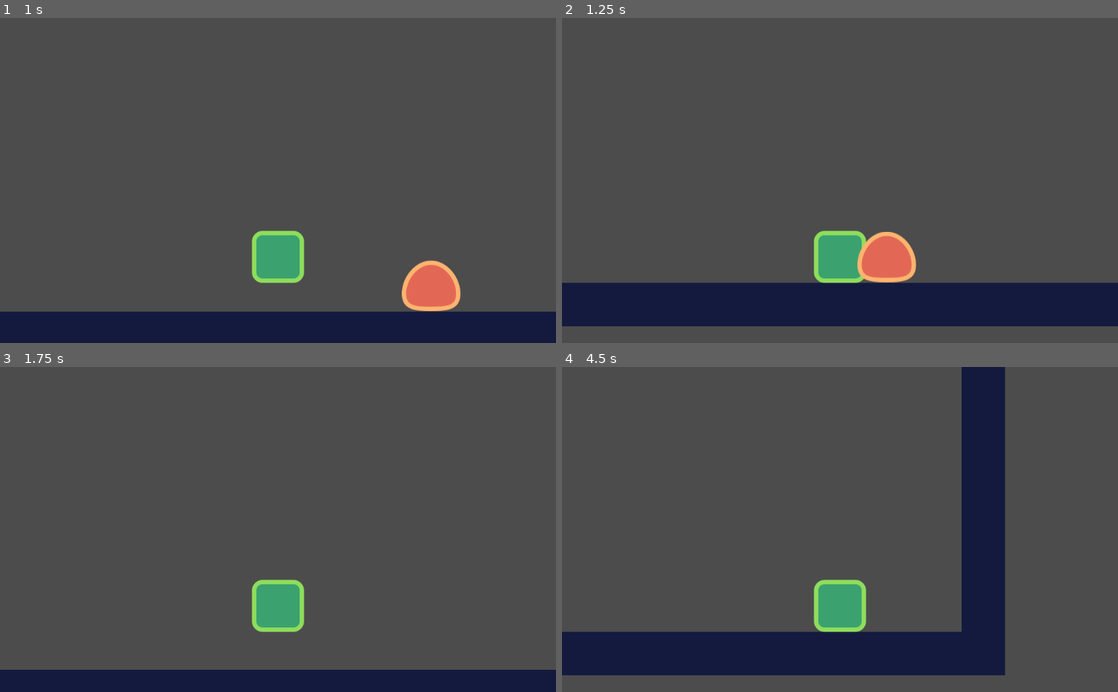
Above: before the commit, frames 1-4 (two rows, left to right).
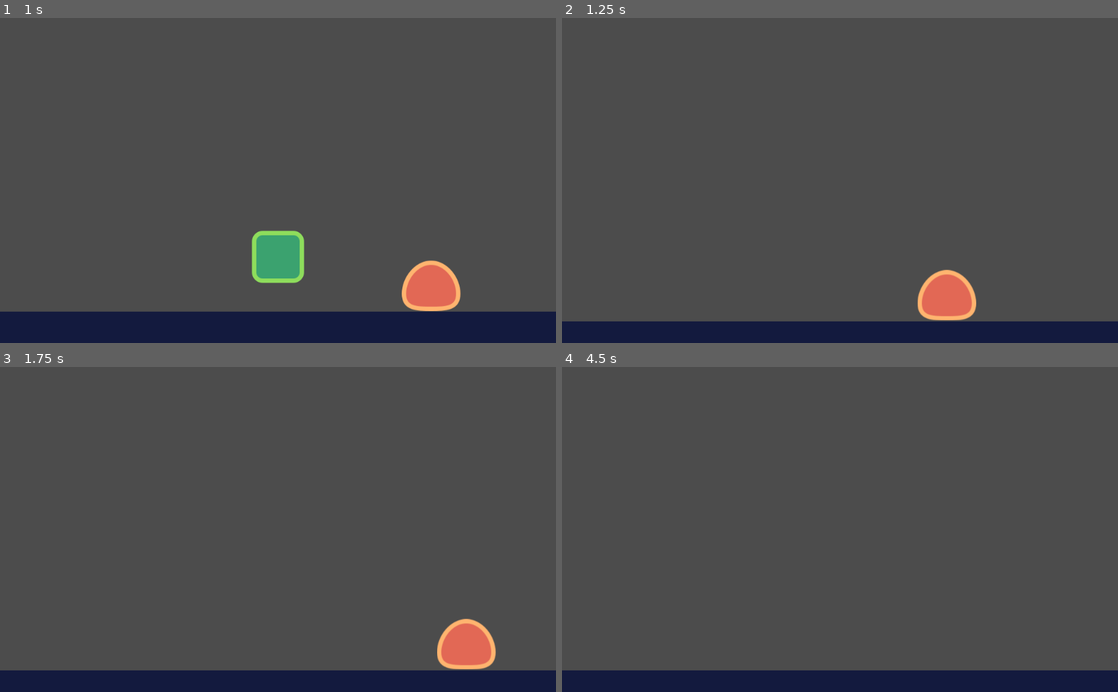
Above: after the commit, the same moments.

Repository: mai-soup/2DPlatformerGodot
Game: Godot game, scene res://src/Levels/LevelTemplate.tscn
The game is run twice, just before and just after one commit, with the same random seed, the same clock (stepped at 60 frames per second) and the same inputs. The project has no main scene, so this scene is started directly.
Inputs:
- Up to frame 1 (1 s): tap Enter at 0.5 s; hold D (move_right) from 0.53 s (still down); tap W (jump) at 0.77 s
- Up to frame 2 (1.25 s): keep holding D (move_right)
- Up to frame 3 (1.75 s): keep holding D (move_right); tap W (jump) at 1.52 s
- Up to frame 4 (4.5 s): release D (move_right) at 2.03 s; hold A (move_left) 2.03-2.78 s; tap Space at 2.75 s; hold D (move_right) 2.78-4.28 s; tap W (jump) at 3.02, 3.77 s; tap Enter at 3.5 s; hold A (move_left) from 4.28 s (still down)

Frame 1 is identical in both runs. In frame 2, 20% of the frame differs, in the area x 0-100%, y 65-100%; in frame 3, 3.0%; in frame 4, 23%, in the area x 0-100%, y 0-100%.

Commit message:
make player bounce off top of enemy, enable player to be killed by enemy

Diff:
--- a/src/Actors/Enemy.tscn
+++ b/src/Actors/Enemy.tscn
@@ -4,10 +4,10 @@
 [ext_resource path="res://assets/enemy.png" type="Texture" id=2]
 
 [sub_resource type="RectangleShape2D" id=1]
-extents = Vector2( 39.5, 36.5 )
+extents = Vector2( 39.5, 39 )
 
 [sub_resource type="RectangleShape2D" id=2]
-extents = Vector2( 43.5, 8.75 )
+extents = Vector2( 50, 2.1875 )
 
 [node name="Enemy" type="KinematicBody2D"]
 collision_layer = 2
@@ -19,7 +19,7 @@
 texture = ExtResource( 2 )
 
 [node name="CollisionShape2D" type="CollisionShape2D" parent="."]
-position = Vector2( 0.5, -36.5 )
+position = Vector2( 0.5, -39 )
 shape = SubResource( 1 )
 
 [node name="VisibilityEnabler2D" type="VisibilityEnabler2D" parent="."]
@@ -29,12 +29,11 @@
 
 [node name="StompDetector" type="Area2D" parent="."]
 modulate = Color( 0.188235, 0, 0.560784, 1 )
-position = Vector2( 0, -70 )
-collision_layer = 0
-monitorable = false
+position = Vector2( 0, -67 )
+collision_layer = 2
 
 [node name="CollisionShape2D" type="CollisionShape2D" parent="StompDetector"]
-position = Vector2( 0, -5 )
+position = Vector2( 0, -24.1875 )
 shape = SubResource( 2 )
 
 [connection signal="body_entered" from="StompDetector" to="." method="_on_StompDetector_body_entered"]
--- a/src/Actors/Player.gd
+++ b/src/Actors/Player.gd
@@ -1,4 +1,12 @@
 extends Actor
+
+export var stomp_impact: = 1000.0
+
+func _on_EnemyDetector_area_entered(area: Area2D) -> void:
+	_velocity = calculate_stomp_velocity(_velocity, stomp_impact)
+
+func _on_EnemyDetector_body_entered(body: Node) -> void:
+	queue_free()
 
 func _physics_process(delta: float) -> void:
 	var is_jump_interrupted: = Input.is_action_just_released("jump") and _velocity.y < 0.0
@@ -31,3 +39,8 @@
 		new_velocity.y += gravity * get_physics_process_delta_time()
 		new_velocity.y = min(new_velocity.y, speed.y)
 	return new_velocity
+
+func calculate_stomp_velocity(linear_velocity: Vector2, impact: float) -> Vector2:
+	var new_velocity: = linear_velocity
+	new_velocity.y = -impact
+	return new_velocity
--- a/src/Actors/Player.tscn
+++ b/src/Actors/Player.tscn
@@ -1,10 +1,13 @@
-[gd_scene load_steps=4 format=2]
+[gd_scene load_steps=5 format=2]
 
 [ext_resource path="res://assets/player.png" type="Texture" id=1]
 [ext_resource path="res://src/Actors/Player.gd" type="Script" id=2]
 
 [sub_resource type="RectangleShape2D" id=1]
 extents = Vector2( 42, 43.5 )
+
+[sub_resource type="RectangleShape2D" id=2]
+extents = Vector2( 44, 44.5 )
 
 [node name="Player" type="KinematicBody2D"]
 collision_mask = 8
@@ -23,3 +26,15 @@
 [node name="Camera2D" type="Camera2D" parent="."]
 position = Vector2( 0, -189 )
 current = true
+
+[node name="EnemyDetector" type="Area2D" parent="."]
+modulate = Color( 0.0196078, 0.0431373, 0.654902, 1 )
+collision_mask = 2
+monitorable = false
+
+[node name="CollisionShape2D" type="CollisionShape2D" parent="EnemyDetector"]
+position = Vector2( 0, -41.5 )
+shape = SubResource( 2 )
+
+[connection signal="area_entered" from="EnemyDetector" to="." method="_on_EnemyDetector_area_entered"]
+[connection signal="body_entered" from="EnemyDetector" to="." method="_on_EnemyDetector_body_entered"]
